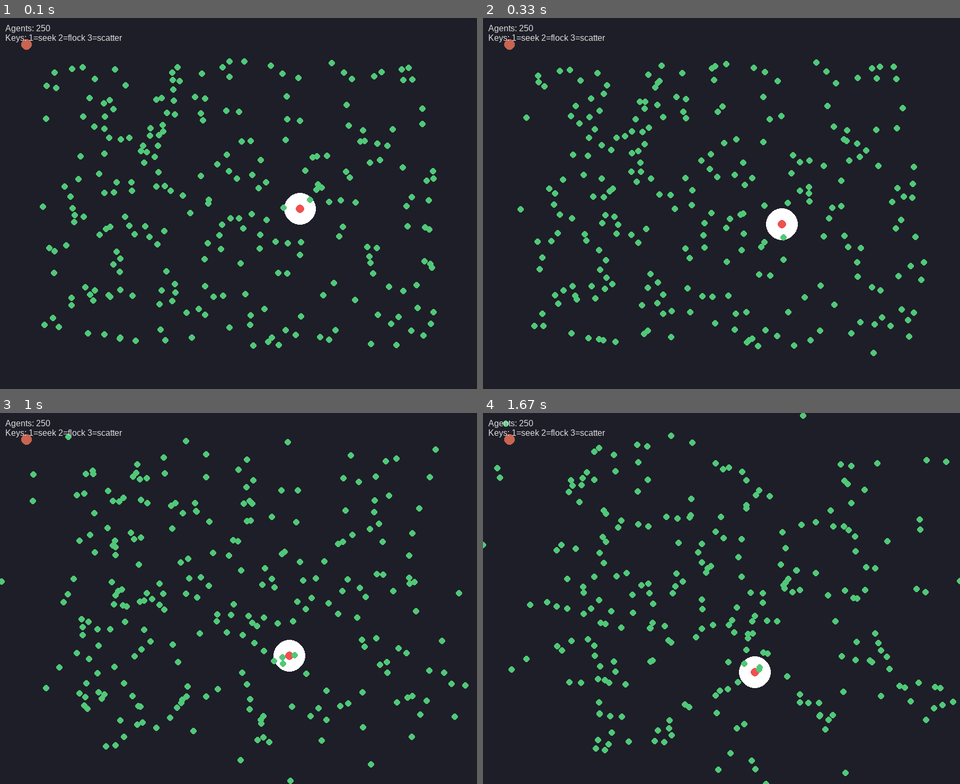
Above: before the commit, frames 1-4 (two rows, left to right).
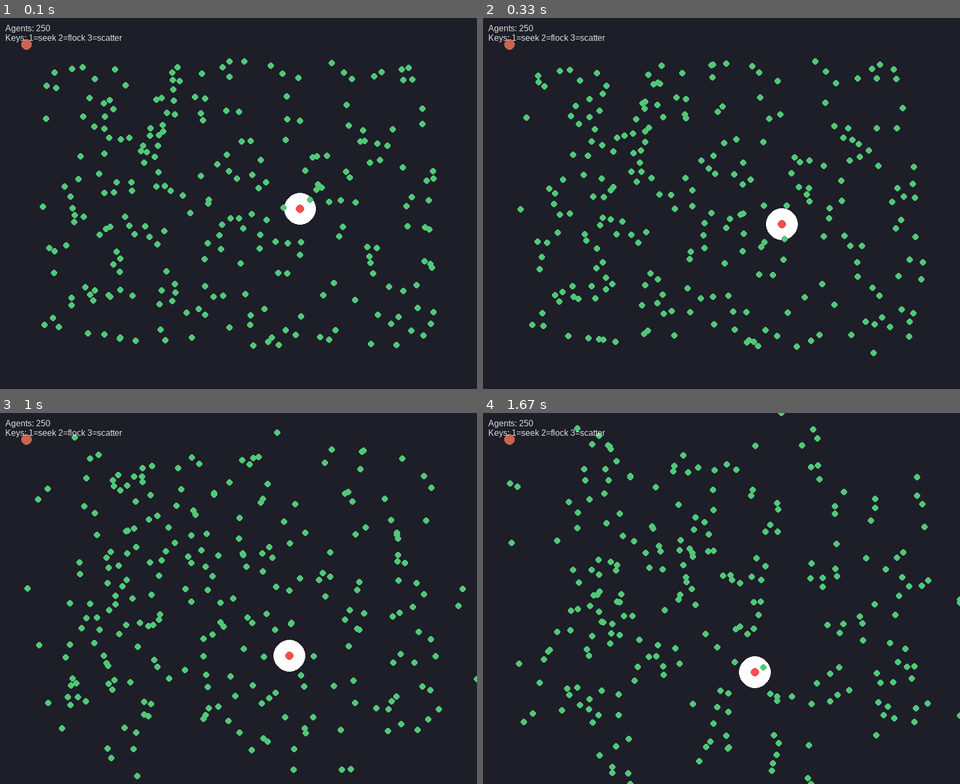
Above: after the commit, the same moments.

Repository: ASachoTanzer/ME459Swarm
Game: pygame game, started from swarm_sim/main.py
The game is run twice, just before and just after one commit, with the same random seed, the same clock (stepped at 60 frames per second) and the same inputs.
Inputs:
- Up to frame 1 (0.1 s): no input
- Up to frame 2 (0.33 s): no input
- Up to frame 3 (1 s): tap 1 at 0.33 s; tap 3 at 0.67 s
- Up to frame 4 (1.67 s): tap 2 at 1 s; tap 1 at 1.33 s

Frame 1 is identical in both runs. In frame 2, 1.7% of the frame differs, in the area x 9-94%, y 10-90%; in frame 3, 7.4%; in frame 4, 7.6%, in the area x 0-100%, y 0-100%.

Commit message:
implemented paper pso algorithm

Diff:
--- a/swarm_sim/agents.py
+++ b/swarm_sim/agents.py
@@ -1,5 +1,6 @@
 import math
 from swarm_sim import algorithms
+from swarm_sim import config
 
 class Agent:
     def __init__(self, pos, algorithm='random_walk'):
@@ -7,6 +8,10 @@
         self.velocity = (0.0, 0.0)
         self.algorithm = algorithm
         self.radius = 6
+        # detection settings
+        self.detection_radius = config.DETECTION_RADIUS
+        self.measurement_noise = config.MEASUREMENT_NOISE
+        self.estimated_target = None
 
     def step(self, sim):
         # algorithm dispatcher
@@ -21,6 +26,25 @@
         self.pos[0] = max(0, min(w, self.pos[0]))
         self.pos[1] = max(0, min(h, self.pos[1]))
 
+    def detect_and_report(self, sim):
+        # detect true target if within detection radius and report direction + distance
+        tx, ty = sim.target_pos
+        ax, ay = self.pos
+        dx = tx - ax
+        dy = ty - ay
+        dist = math.hypot(dx, dy)
+        if dist <= self.detection_radius:
+            if dist > 0:
+                direction = (dx / dist, dy / dist)
+            else:
+                direction = (0.0, 0.0)
+            # measurement noise flag exists; actual noise not implemented yet
+            sim.mothership.receive_detection(self, direction, dist)
+
+    def receive_estimated_target(self, estimated_pos, sim=None):
+        # mothership-provided estimated target location
+        self.estimated_target = estimated_pos
+
     def receive_signal(self, signal, sim):
         # Example: switch algorithm based on mothership signal
         if signal == 'go_seek':
--- a/swarm_sim/algorithms.py
+++ b/swarm_sim/algorithms.py
@@ -1,5 +1,6 @@
 import random
 import math
+from swarm_sim import config
 
 def clamp(vec, max_len):
     x, y = vec
@@ -18,12 +19,16 @@
     return clamp((vx, vy), sim.max_speed)
 
 def seek_target(agent, sim):
-    tx, ty = sim.target_pos
+    # prefer mothership-provided estimate if available
+    if getattr(agent, 'estimated_target', None) is not None:
+        tx, ty = agent.estimated_target
+    else:
+        tx, ty = sim.target_pos
     ax, ay = agent.pos
     dx = tx - ax
     dy = ty - ay
     dist = math.hypot(dx, dy)
-    if dist >= 30:
+    if dist >= agent.detection_radius:
         ax = (random.random() - 0.5) * 0.6
         ay = (random.random() - 0.5) * 0.6
         vx, vy = agent.velocity
--- a/swarm_sim/config.py
+++ b/swarm_sim/config.py
@@ -8,3 +8,6 @@
 MAX_SPEED = 2.5
 AGENT_RADIUS = 6
 MOTHERSHIP_POS = (50, 50)
+DETECTION_RADIUS = 30
+# If True, measurement noise will be applied to agent detection readings (not implemented yet)
+MEASUREMENT_NOISE = False
--- a/swarm_sim/main.py
+++ b/swarm_sim/main.py
@@ -51,7 +51,20 @@
             r = min(self.window_size)//3
             self.target_pos = (cx + math.cos(t*0.6)*r*0.5, cy + math.sin(t*0.9)*r*0.6)
 
-            # step agents
+            # detection phase: agents detect target (if within range) and report to mothership
+            for a in self.agents:
+                try:
+                    a.detect_and_report(self)
+                except Exception:
+                    pass
+
+            # mothership integrates reports and broadcasts estimated target
+            try:
+                self.mothership.integrate_detections(self)
+            except Exception:
+                pass
+
+            # step agents (they may use mothership-provided estimate)
             for a in self.agents:
                 a.step(self)
 
@@ -66,7 +79,7 @@
             # mothership
             pygame.draw.circle(self.screen, config.MOTHERSHIP_COLOR, (int(self.mothership.pos[0]), int(self.mothership.pos[1])), 10)
             # target
-            pygame.draw.circle(self.screen, pygame.Color(255, 255, 255, a=0), (int(self.target_pos[0]), int(self.target_pos[1])), 30)
+            pygame.draw.circle(self.screen, pygame.Color(255, 255, 255, a=0), (int(self.target_pos[0]), int(self.target_pos[1])), config.DETECTION_RADIUS)
             pygame.draw.circle(self.screen, config.TARGET_COLOR, (int(self.target_pos[0]), int(self.target_pos[1])), 8)
             # agents
             for a in self.agents:
--- a/swarm_sim/mothership.py
+++ b/swarm_sim/mothership.py
@@ -2,6 +2,8 @@
     def __init__(self, pos):
         self.pos = pos
         self.subscribers = []
+        self.detections = []  # list of (agent, direction, distance)
+        self.last_estimate = None
 
     def subscribe(self, agent):
         if agent not in self.subscribers:
@@ -21,3 +23,42 @@
                 s.receive_signal(signal, sim)
             except Exception:
                 pass
+
+    def receive_detection(self, agent, direction, distance):
+        # agents call this to report a direction (unit vector) and distance to target
+        self.detections.append((agent, direction, distance))
+
+    def integrate_detections(self, sim=None):
+        # convert detections to estimated absolute positions and average them (weighted by confidence)
+        if not self.detections:
+            return None
+        eps = 1e-6
+        weighted_x = 0.0
+        weighted_y = 0.0
+        total_w = 0.0
+        for agent, direction, distance in self.detections:
+            ax, ay = agent.pos
+            dx, dy = direction
+            est_x = ax + dx * distance
+            est_y = ay + dy * distance
+            # weight closer detections more (simple heuristic)
+            w = 1.0 / (distance + eps)
+            weighted_x += est_x * w
+            weighted_y += est_y * w
+            total_w += w
+        if total_w == 0:
+            return None
+        estimate = (weighted_x / total_w, weighted_y / total_w)
+        self.last_estimate = estimate
+        # clear detections for next timestep
+        self.detections.clear()
+        # broadcast estimated location to subscribers
+        self.broadcast_estimated_target(estimate, sim)
+        return estimate
+
+    def broadcast_estimated_target(self, estimated_pos, sim=None):
+        for s in list(self.subscribers):
+            try:
+                s.receive_estimated_target(estimated_pos, sim)
+            except Exception:
+                pass
